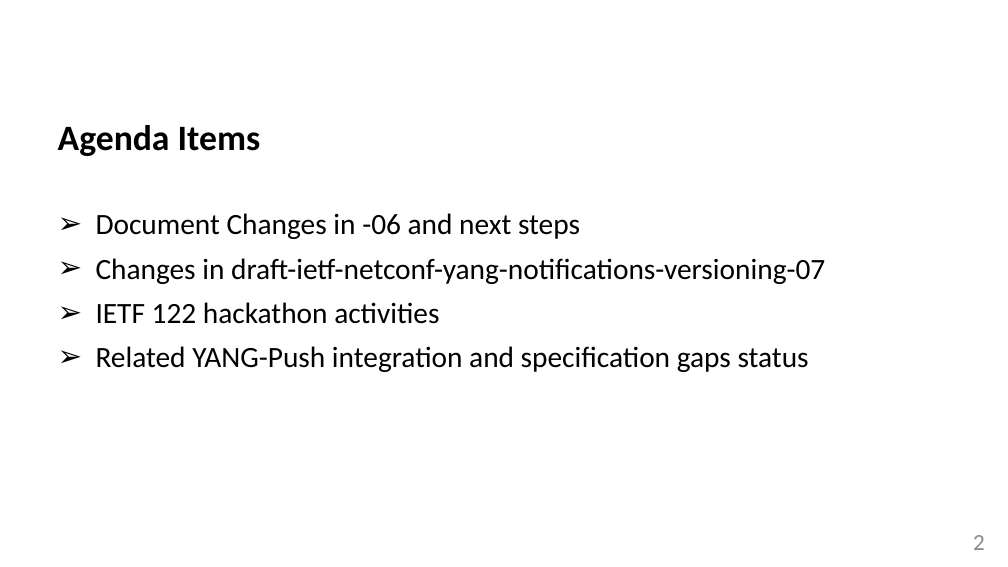
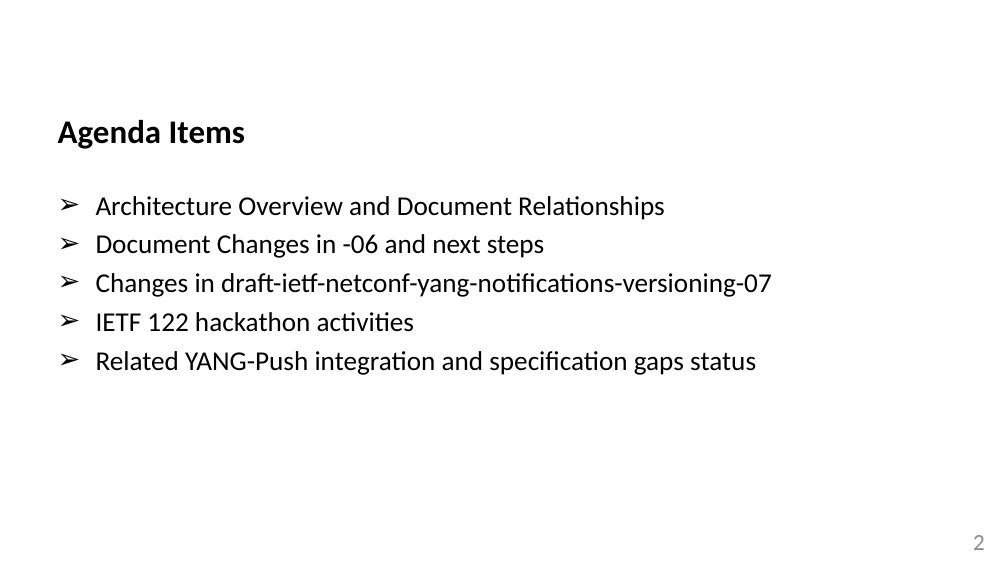
Before and after one commit to network-analytics/ietf-network-analytics-document-status, a slide deck: slide 2 of 122/NETCONF/netconf-nmop-interim-draft-ietf-nmop-yang-message-broker-integration-06.pptx. Drawn at 1008x567 pixels with LibreOffice and Linux fonts; fonts in the diff are those of the drawing. Boxes give left, top, right and bottom in pixels: in the first picture for what was removed or moved away, otherwise in the second. Text is boxed around its words. In the diff, an @@ line names an element or a change of style, - is before the commit and + after.

```diff
--- a/122/NETCONF/netconf-nmop-interim-draft-ietf-nmop-yang-message-broker-integration-06.pptx
+++ b/122/NETCONF/netconf-nmop-interim-draft-ietf-nmop-yang-message-broker-integration-06.pptx
@@ text at [58, 120, 772, 375]: size 34 to 31.4 pt in "Agenda Items"; size 28 to 25.9 pt in "Document Changes in -06 and next steps", "Changes in draft-ietf-netconf-yang-notifications-versioning- ...", "IETF 122 hackathon activities", "Related YANG-Push integration and specification gaps status"; line spacing 0.9 to 0.8 @@
@@ text at [96, 196, 665, 220]: paragraph added @@
+➢ Architecture Overview and Document Relationships
```
Also in this commit, not shown: 2 other slides changed, 1 other file.
